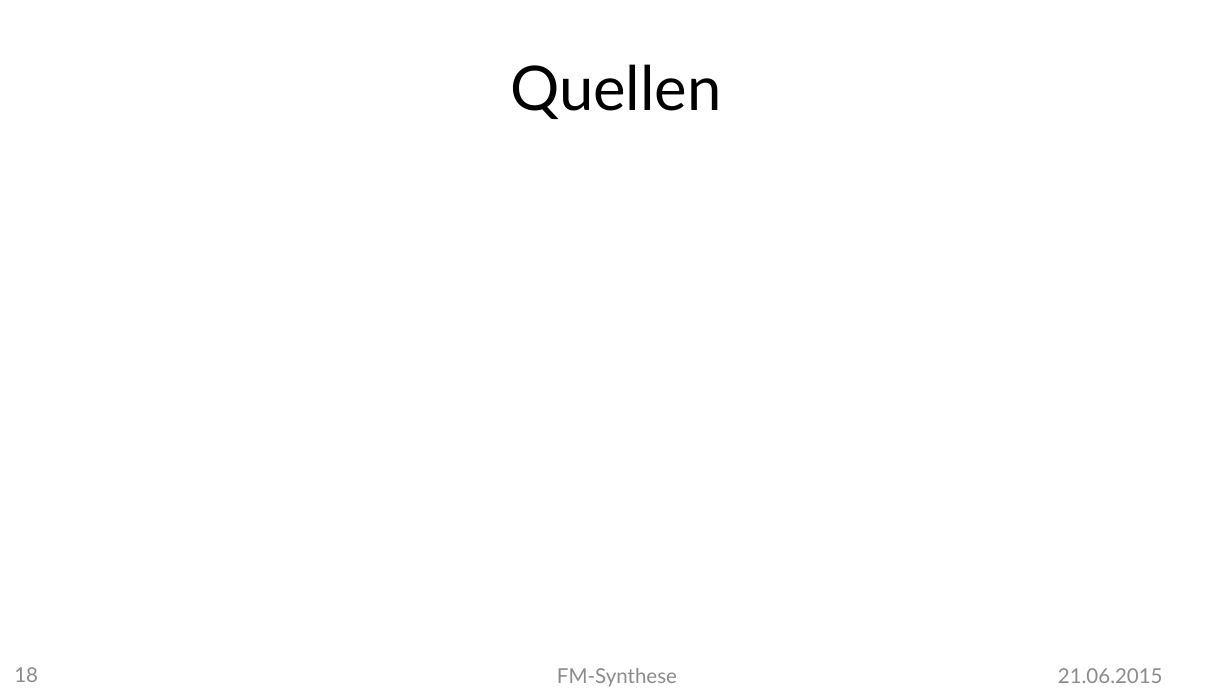
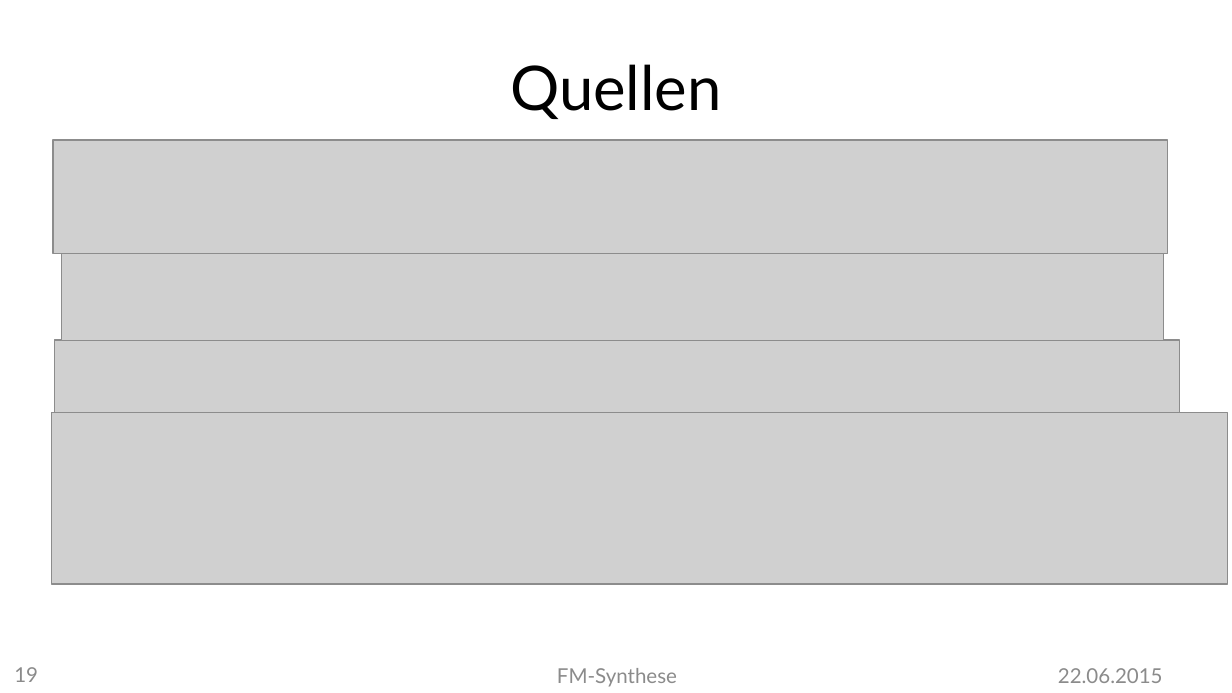
Before and after one commit to MBulli/VSeminar, a slide deck: slide 19 of Praesentation/FMSynthese-Matze.pptx (slide 18 before the commit). Drawn at 1232x693 pixels with LibreOffice and Linux fonts; fonts in the diff are those of the drawing; grey boxes stand for pictures; background and template pictures are left out. Boxes give left, top, right and bottom in pixels: in the first picture for what was removed or moved away, otherwise in the second. Text is boxed around its words. In the diff, an @@ line names an element or a change of style, - is before the commit and + after.

```diff
--- a/Praesentation/FMSynthese-Matze.pptx
+++ b/Praesentation/FMSynthese-Matze.pptx
@@ picture added at [53, 140, 1168, 254] @@
@@ picture added at [62, 254, 1164, 341] @@
@@ picture added at [54, 340, 1179, 418] @@
@@ picture added at [52, 413, 1227, 584] @@
@@ page number at [14, 667, 38, 682]: text changed @@
-18
+19
@@ text at [1058, 668, 1163, 683]: text changed @@
-21.06.2015
+22.06.2015
```
Also in this commit, not shown: 18 other slides changed, 1 slide added.
